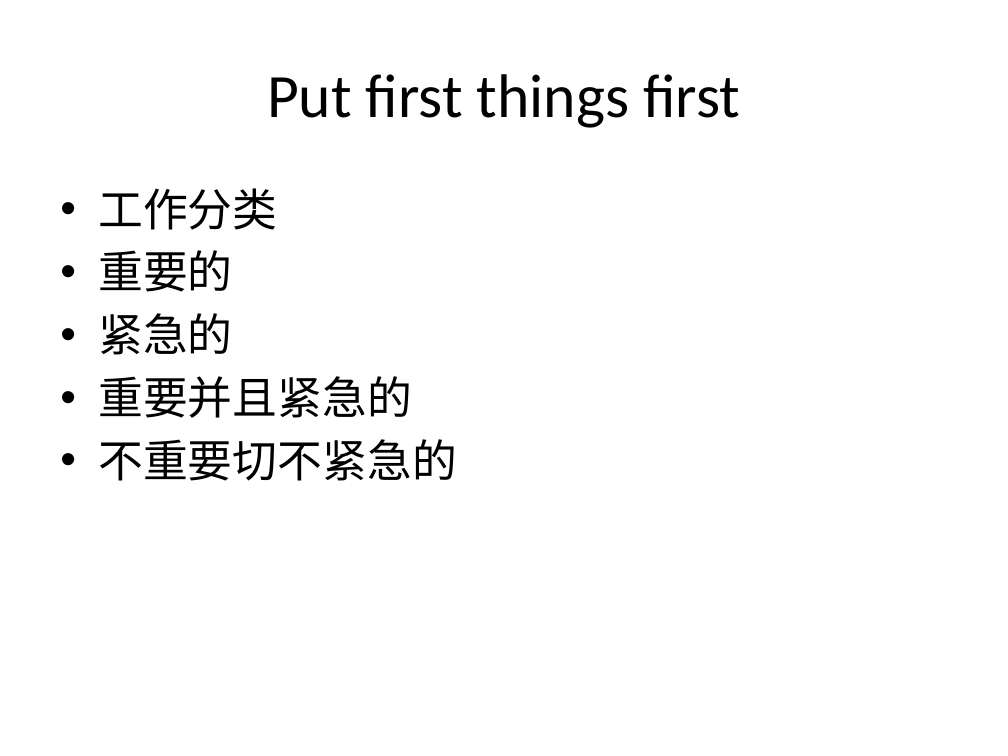
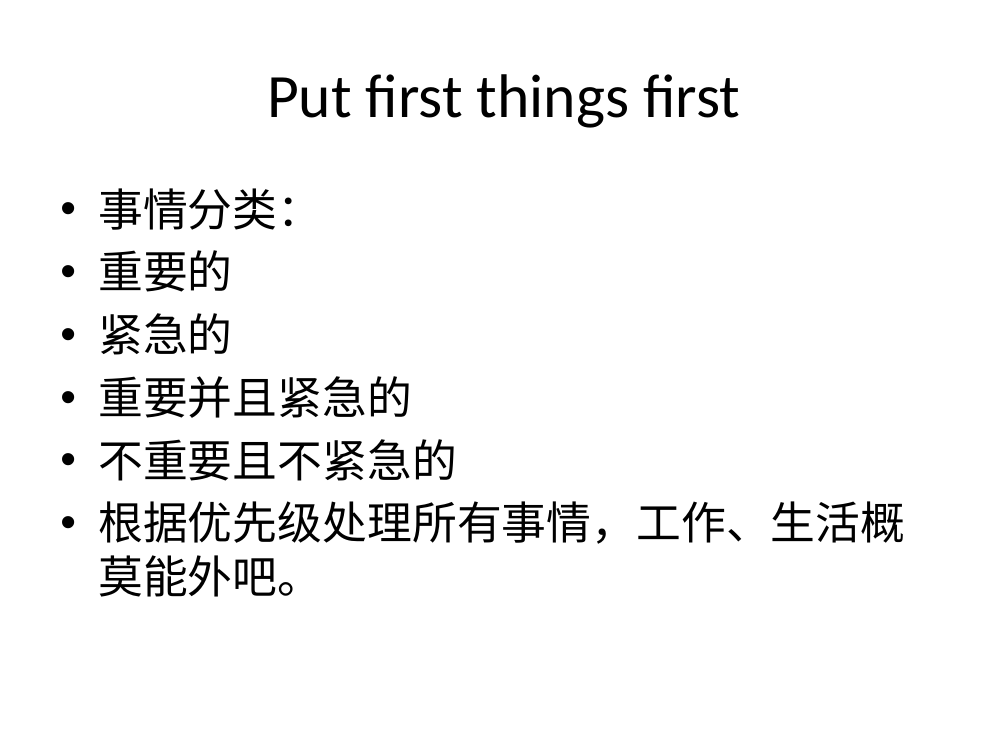
Before and after one commit to FinchYang/pyinrealworld, a slide deck: slide 6 of doc/Blah blah blah.pptx. Drawn at 1008x756 pixels with LibreOffice and Linux fonts; fonts in the diff are those of the drawing. Boxes give left, top, right and bottom in pixels: in the first picture for what was removed or moved away, otherwise in the second. Text is boxed around its words. In the diff, an @@ line names an element or a change of style, - is before the commit and + after.

```diff
--- a/doc/Blah blah blah.pptx
+++ b/doc/Blah blah blah.pptx
@@ text at (98,188,322,230): text changed @@
-• 工作分类
+• 事情分类：
@@ text at (98,439,905,597): text changed @@
-• 不重要切不紧急的
+• 不重要且不紧急的
+• 根据优先级处理所有事情，工作、生活概莫能外吧。
```
Also in this commit, not shown: 19 other slides changed, 2 slides removed, 8 other files.
